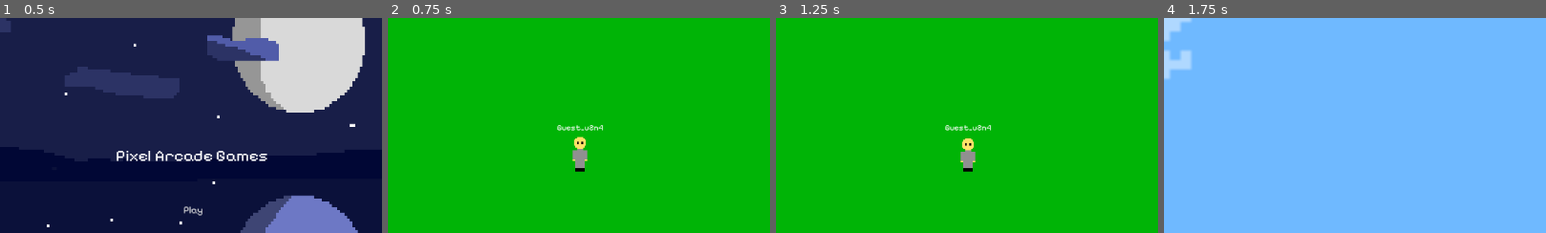
Above: before the commit, frames 1-4 (left to right).
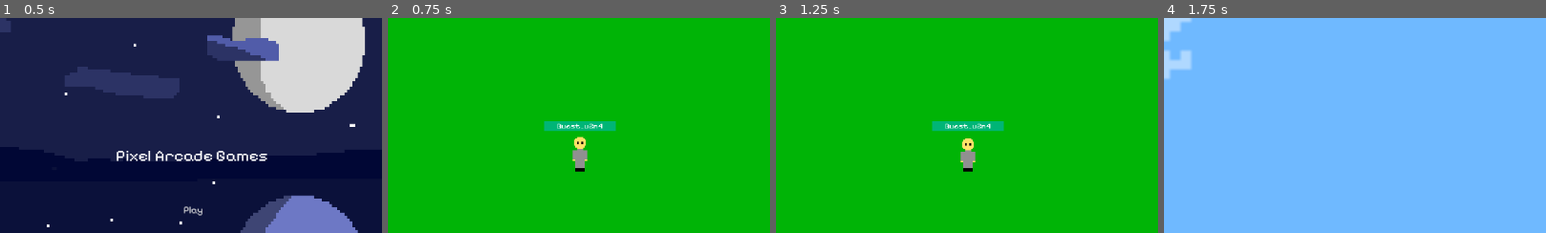
Above: after the commit, the same moments.

Repository: JohnRendell/Pixel_Arcade_Game
Game: Godot game, scene res://Interfaces/interface.tscn
The game is run twice, just before and just after one commit, with the same random seed, the same clock (stepped at 60 frames per second) and the same inputs.
Inputs:
- Up to frame 1 (0.5 s): no input
- Up to frame 2 (0.75 s): click "Play" at 0.5 s
- Up to frame 3 (1.25 s): no input
- Up to frame 4 (1.75 s): click "Log in" at 1.25 s
The pictures show only the part of the screen within x 25-75%, y 18-68%; the shares and areas given below are measured in that part.

Frame 1 is identical in both runs. In frame 2, 0.8% of the frame differs, in the area x 40-60%, y 48-53%; in frame 3, 0.8%; in frame 4, nothing differs.

Commit message:
Add and fixes
-Added web socket and removed socket.io.
-Fixed sending data between godot frontend and js express backend via web sockets.
-More fixes to go.

Diff:
--- a/Interfaces/interface.tscn
+++ b/Interfaces/interface.tscn
@@ -3,7 +3,7 @@
 [ext_resource type="Texture2D" uid="uid://ue01vlk78bpj" path="res://Assets/Images/Menu_Background.png" id="1_khgqt"]
 [ext_resource type="FontFile" uid="uid://bmdl23cbnw41b" path="res://Assets/Fonts/Pixelify_Sans/static/PixelifySans-Regular.ttf" id="2_yljh5"]
 [ext_resource type="Theme" uid="uid://fytpjh21mbhn" path="res://Assets/Themes/default_button_theme.tres" id="3_crkrt"]
-[ext_resource type="Script" uid="uid://dxg6ryhrrakdm" path="res://Scripts/Global_Scripts/button.gd" id="4_mjef6"]
+[ext_resource type="Script" uid="uid://dxg6ryhrrakdm" path="res://Scripts/Global_Scripts/global_button.gd" id="4_mjef6"]
 
 [node name="Control" type="Control"]
 layout_mode = 3
--- a/Scenes/lobby_scene.tscn
+++ b/Scenes/lobby_scene.tscn
@@ -1,11 +1,10 @@
-[gd_scene load_steps=12 format=3 uid="uid://cvnoej7tdycly"]
+[gd_scene load_steps=11 format=3 uid="uid://cvnoej7tdycly"]
 
 [ext_resource type="Script" uid="uid://bfvjja37p1vyb" path="res://Scripts/Lobby_Scripts/lobby_script.gd" id="1_3q4fp"]
 [ext_resource type="Texture2D" uid="uid://bfyvcuew133w5" path="res://Assets/Game_Objects/Objects/lobby_island.png" id="1_7hemx"]
 [ext_resource type="PackedScene" uid="uid://draqfc0ximnvd" path="res://Sprites/player_character.tscn" id="2_ljcoi"]
 [ext_resource type="Theme" uid="uid://t8cakbf8cvmc" path="res://Assets/Themes/default_button_texture.tres" id="3_op75h"]
 [ext_resource type="Texture2D" uid="uid://b8i2cshy45y0e" path="res://Assets/Sprite_Slice/Sprite_UI_Stuff.png" id="4_2ipua"]
-[ext_resource type="FontFile" uid="uid://bmdl23cbnw41b" path="res://Assets/Fonts/Pixelify_Sans/static/PixelifySans-Regular.ttf" id="4_lvc8g"]
 [ext_resource type="PackedScene" uid="uid://can60qx0sq1hp" path="res://Interfaces/modal.tscn" id="5_44aa0"]
 
 [sub_resource type="RectangleShape2D" id="RectangleShape2D_ljcoi"]
@@ -76,20 +75,6 @@
 [node name="Main Player" parent="CanvasLayer" instance=ExtResource("2_ljcoi")]
 position = Vector2(589, 307)
 speed = 200
-
-[node name="Player Name" type="RichTextLabel" parent="CanvasLayer/Main Player"]
-anchors_preset = 5
-anchor_left = 0.5
-anchor_right = 0.5
-offset_left = -82.0
-offset_top = -76.0
-offset_right = 84.0
-offset_bottom = -36.0
-grow_horizontal = 2
-theme_override_fonts/normal_font = ExtResource("4_lvc8g")
-text = "Player Name"
-horizontal_alignment = 1
-vertical_alignment = 1
 
 [node name="Bound" type="StaticBody2D" parent="CanvasLayer"]
 disable_mode = 2
--- a/Scripts/Lobby_Scripts/lobby_script.gd
+++ b/Scripts/Lobby_Scripts/lobby_script.gd
@@ -1,9 +1,6 @@
 extends Node2D
 
 var playerUIInterface = preload("res://Interfaces/playerInfo.tscn").instantiate()
-
-#guest player name
-@onready var guest_player_name = $"CanvasLayer/Main Player/Player Name"
 
 #buttons on the lobby
 @onready var login_button = $"Lobby UI/CanvasLayer/Log in Button"
@@ -15,7 +12,7 @@
 	get_tree().get_root().add_child(playerUIInterface)
 	login_button.pressed.connect(open_login)
 
-	guest_player_name.text = guest_player_name_generator()
+	PlayerGlobalScript.player_name = guest_player_name_generator()
 
 func open_login():
 	PlayerGlobalScript.modal_open = true
--- a/Scripts/Player_Scripts/playerGlobalScript.gd
+++ b/Scripts/Player_Scripts/playerGlobalScript.gd
@@ -10,3 +10,6 @@
 
 #for opening modal that restricts player when moving
 var modal_open = false
+
+#for setting up player name
+var player_name = ""
--- /dev/null
+++ b/Scripts/Player_Scripts/player_character_info.gd
@@ -0,0 +1,5 @@
+extends "res://Scripts/Player_Scripts/playerMovement.gd"
+
+func _process(delta: float):
+	var player_text = $"Player_Sprite/Player Name"
+	player_text.text = PlayerGlobalScript.player_name
--- a/Scripts/Socket/socket_connection.gd
+++ b/Scripts/Socket/socket_connection.gd
@@ -0,0 +1,30 @@
+extends Node
+
+@export var websocket_url = "ws://localhost:8080"
+var socket = WebSocketPeer.new()
+
+#connecting to web sockets
+func _ready():
+	var err = socket.connect_to_url(websocket_url)
+	if err != OK:
+		print("Unable to connect")
+		set_process(false)
+	else:
+		#wait for socket to connect
+		await get_tree().create_timer(1).timeout
+		print("Connected to the web socket")
+		send_data({"Test": "this is a test data from godot"})
+
+#polling
+func _process(_delta):
+	socket.poll()
+
+	#this is where the "message" go, when stuff from backend send to frontend
+	if socket.get_ready_state() == WebSocketPeer.STATE_OPEN:
+		while socket.get_available_packet_count():
+			print("Received:", socket.get_packet().get_string_from_utf8())
+
+func send_data(data):
+	if socket.get_ready_state() == WebSocketPeer.STATE_OPEN:
+		var json_string = JSON.stringify(data)
+		socket.send_text(json_string)
--- a/Sprites/player_character.tscn
+++ b/Sprites/player_character.tscn
@@ -1,8 +1,9 @@
-[gd_scene load_steps=13 format=3 uid="uid://draqfc0ximnvd"]
+[gd_scene load_steps=15 format=3 uid="uid://draqfc0ximnvd"]
 
 [ext_resource type="Texture2D" uid="uid://dqlvll5wanwf6" path="res://Assets/Sprite_Slice/Default_Character.png" id="1_8yiwg"]
-[ext_resource type="Script" uid="uid://rsmvb4ju25pu" path="res://Scripts/Player_Scripts/playerMovement.gd" id="1_wj6ey"]
+[ext_resource type="Script" uid="uid://byhnvk1iq8nrv" path="res://Scripts/Player_Scripts/player_character_info.gd" id="1_27txk"]
 [ext_resource type="Script" uid="uid://davw7ydns40l6" path="res://Scripts/Player_Scripts/playerAnimation.gd" id="3_52txp"]
+[ext_resource type="FontFile" uid="uid://bmdl23cbnw41b" path="res://Assets/Fonts/Pixelify_Sans/static/PixelifySans-Regular.ttf" id="4_27txk"]
 
 [sub_resource type="Animation" id="Animation_27txk"]
 resource_name = "Idle_Back"
@@ -132,12 +133,15 @@
 &"Walk_Side": SubResource("Animation_muxwr")
 }
 
+[sub_resource type="StyleBoxFlat" id="StyleBoxFlat_vcs20"]
+bg_color = Color(0, 0.711448, 0.46152, 1)
+
 [sub_resource type="RectangleShape2D" id="RectangleShape2D_8yiwg"]
 size = Vector2(33, 71)
 
 [node name="Player_Body" type="CharacterBody2D"]
 scale = Vector2(0.5, 0.5)
-script = ExtResource("1_wj6ey")
+script = ExtResource("1_27txk")
 
 [node name="Player_Sprite" type="Sprite2D" parent="."]
 texture_filter = 1
@@ -151,6 +155,21 @@
 &"": SubResource("AnimationLibrary_52txp")
 }
 
+[node name="Player Name" type="RichTextLabel" parent="Player_Sprite"]
+anchors_preset = 5
+anchor_left = 0.5
+anchor_right = 0.5
+offset_left = -90.0
+offset_top = -69.5
+offset_right = 54.0
+offset_bottom = -49.5
+grow_horizontal = 2
+theme_override_fonts/normal_font = ExtResource("4_27txk")
+theme_override_styles/normal = SubResource("StyleBoxFlat_vcs20")
+text = "Player Name"
+horizontal_alignment = 1
+vertical_alignment = 1
+
 [node name="Player_Collision" type="CollisionShape2D" parent="."]
 position = Vector2(-0.5, -3.5)
 shape = SubResource("RectangleShape2D_8yiwg")
--- a/project.godot
+++ b/project.godot
@@ -18,6 +18,7 @@
 [autoload]
 
 PlayerGlobalScript="*res://Scripts/Player_Scripts/playerGlobalScript.gd"
+SocketConnection="*res://Scripts/Socket/socket_connection.gd"
 
 [display]
 
Renamed: Scripts/Global_Scripts/button.gd -> Scripts/Global_Scripts/global_button.gd
Renamed: Scripts/Global_Scripts/button.gd.uid -> Scripts/Global_Scripts/global_button.gd.uid
Not shown, added: Scripts/Player_Scripts/player_character_info.gd.uid
Not shown, changed: Server/game_socket.js
Not shown, changed: Server/index.js
